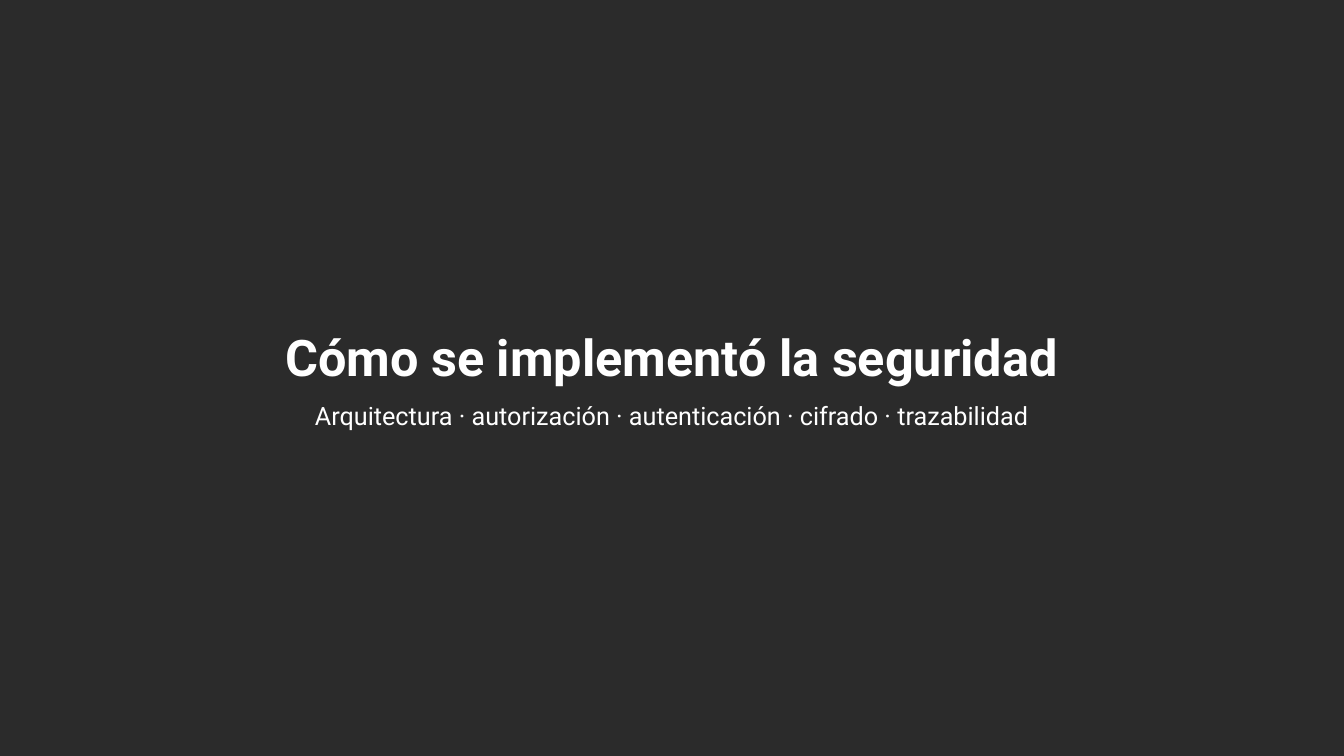
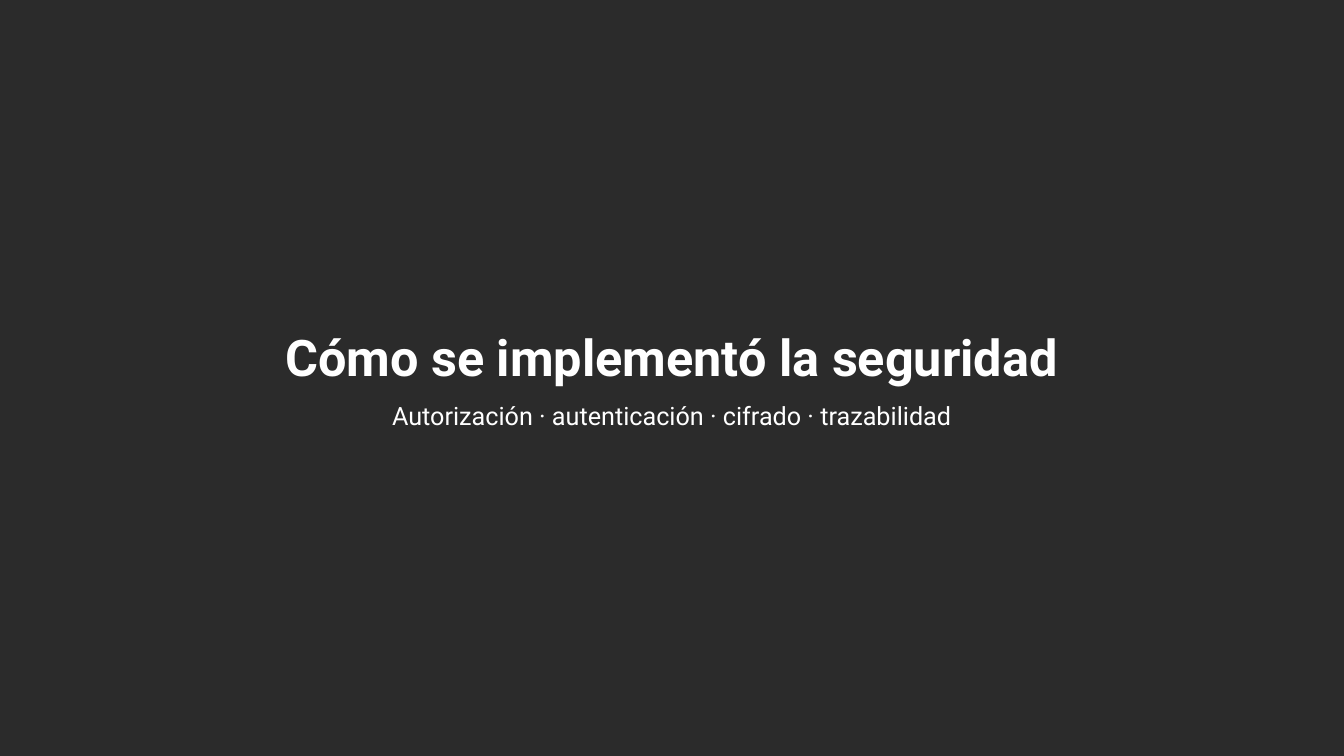
Before and after one commit to yanni2327/custodia, a slide deck: slide 5 of docs/Custodia_charla_TED.pptx (slide 6 before the commit). Drawn at 1344x756 pixels with LibreOffice and Linux fonts; fonts in the diff are those of the drawing; background and template pictures are left out; a plain dark background stands for a picture behind light text. Boxes give left, top, right and bottom in pixels: in the first picture for what was removed or moved away, otherwise in the second. Text is boxed around its words. In the diff, an @@ line names an element or a change of style, - is before the commit and + after.

```diff
--- a/docs/Custodia_charla_TED.pptx
+++ b/docs/Custodia_charla_TED.pptx
@@ text at <box>392,406,951,426</box>: text changed @@
-Arquitectura · autorización · autenticación · cifrado · trazabilidad
+Autorización · autenticación · cifrado · trazabilidad
```
Also in this commit, not shown: 1 other slide changed, 7 slides removed.
